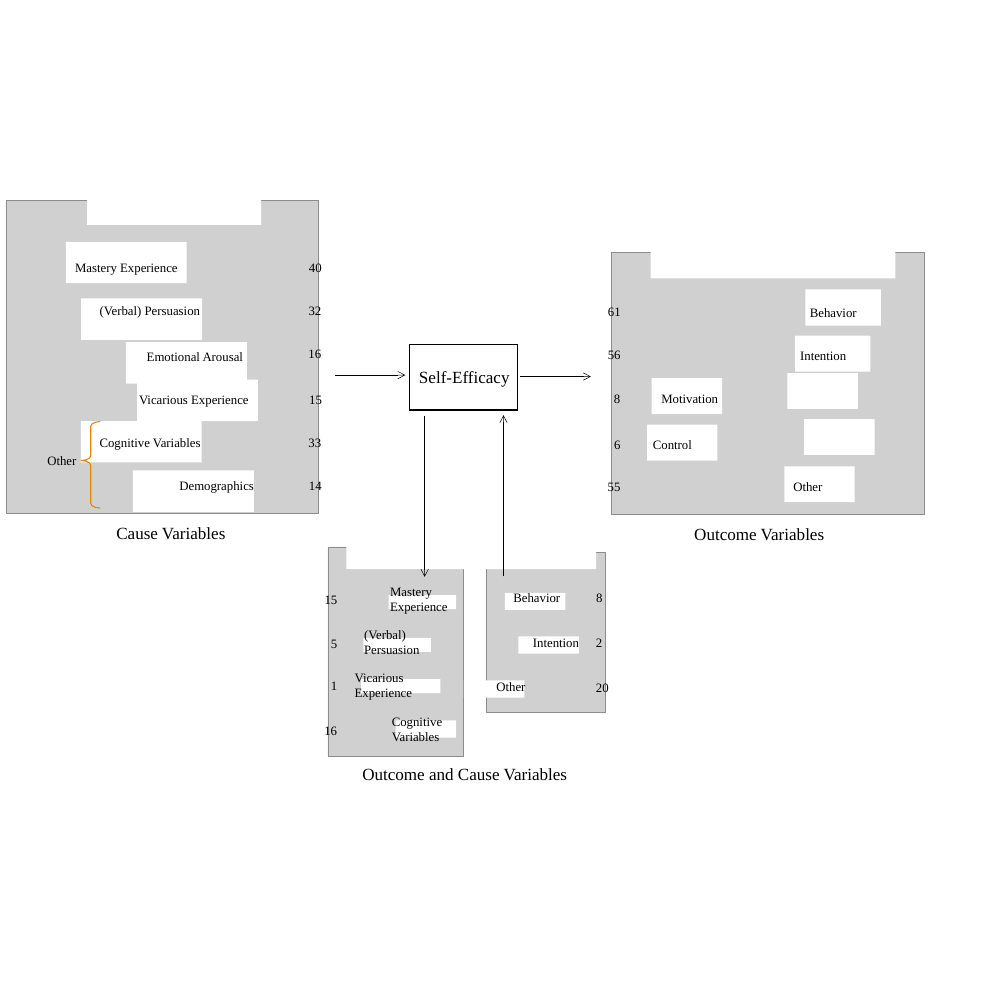
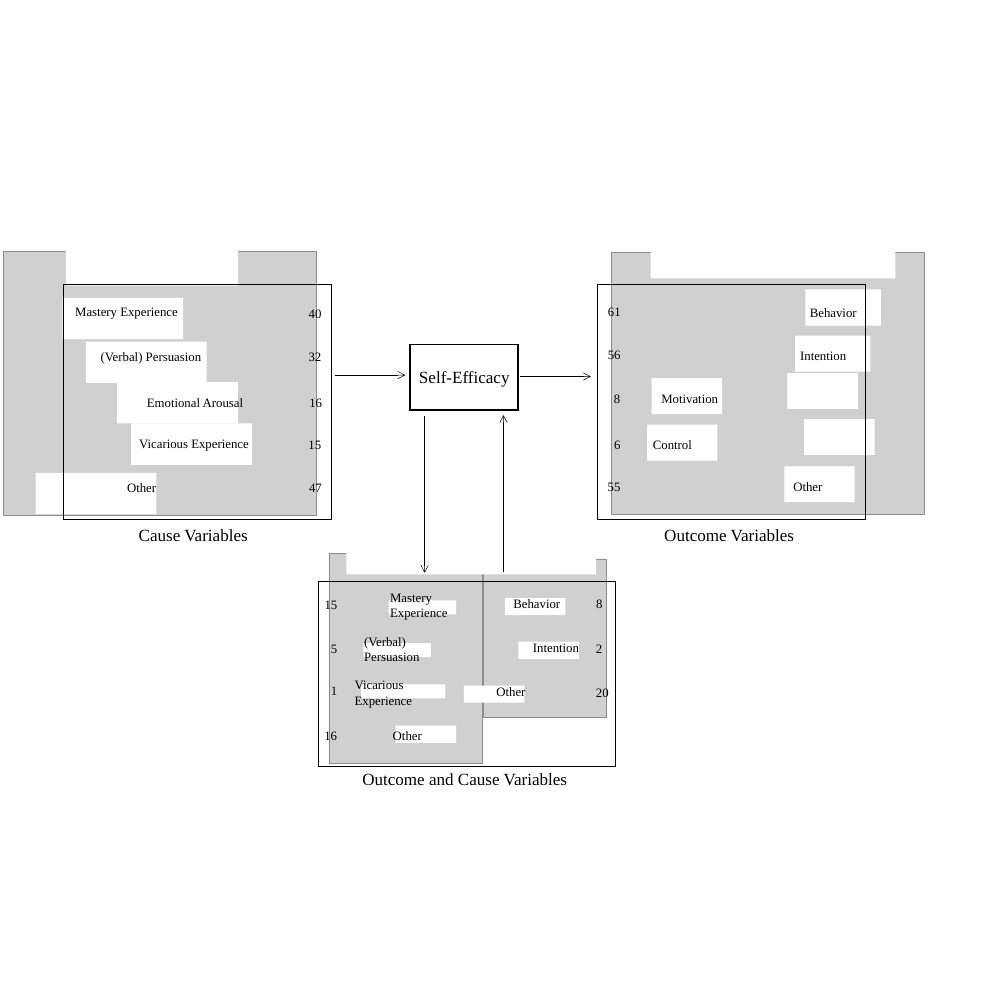
Before and after one commit to neleborgert/CSE-review, a slide deck: slide 1 of figures/graph_pathmodel/Grafik_CySESH_Review.pptx. Drawn at 1008x1008 pixels with LibreOffice and Linux fonts; fonts in the diff are those of the drawing; grey boxes stand for pictures. Boxes give left, top, right and bottom in pixels: in the first picture for what was removed or moved away, otherwise in the second. Text is boxed around its words. In the diff, an @@ line names an element or a change of style, - is before the commit and + after.

Commit message:
Updated figure
Updated figure
- changed patterns of both variables graphs
- summarized other variables
- added boxes around seperate graphs

```diff
--- a/figures/graph_pathmodel/Grafik_CySESH_Review.pptx
+++ b/figures/graph_pathmodel/Grafik_CySESH_Review.pptx
@@ picture: place and size @@
-picture at (6, 200, 318, 512)
+picture at (4, 251, 316, 515)
@@ rectangle: place and size @@
-rectangle at (66, 242, 186, 283)
+rectangle at (66, 244, 238, 286)
@@ rectangle: place and size @@
-rectangle at (81, 298, 202, 340)
+rectangle at (62, 298, 183, 339)
@@ rectangle added at (63, 285, 331, 520), outline #000000 0.5 pt @@
@@ rectangle added at (597, 284, 866, 519), outline #000000 0.5 pt @@
@@ 7 texts: place and size @@
-7 texts at (75, 262, 322, 407)
+7 texts at (75, 307, 322, 452)
@@ rectangle: place and size @@
-rectangle at (126, 342, 247, 383)
+rectangle at (86, 341, 207, 383)
@@ rectangle: place and size @@
-rectangle at (137, 379, 258, 421)
+rectangle at (117, 382, 238, 423)
@@ text "16": place and size @@
-text "16" at (308, 348, 321, 361)
+text "16" at (309, 397, 322, 410)
@@ arrow moved from (424, 415) - (424, 576) to (424, 415) - (424, 573) @@
@@ arrow moved from (503, 576) - (503, 415) to (503, 572) - (503, 415) @@
@@ rectangle: place and size @@
-rectangle at (81, 421, 202, 462)
+rectangle at (131, 423, 252, 465)
@@ rectangle: place and size @@
-rectangle at (133, 470, 254, 512)
+rectangle at (36, 473, 157, 514)
@@ text "Other": place and size @@
-text "Other" at (47, 456, 76, 465)
+text "Other" at (127, 483, 156, 492)
@@ group removed at (81, 184, 321, 508): 3 texts, 1 rectangle, 1 left brace @@
-Cognitive Variables
-33
-Demographics
@@ text at (309, 482, 322, 495): text changed @@
-14
+47
@@ text "Cause Variables": place and size @@
-text "Cause Variables" at (116, 527, 225, 539)
+text "Cause Variables" at (139, 529, 247, 541)
@@ text "Outcome Variables": place and size @@
-text "Outcome Variables" at (694, 528, 824, 540)
+text "Outcome Variables" at (664, 529, 794, 541)
@@ picture: place and size @@
-picture at (328, 547, 463, 757)
+picture at (329, 553, 482, 763)
@@ picture: place and size @@
-picture at (486, 552, 605, 712)
+picture at (483, 559, 607, 717)
@@ rectangle added at (318, 581, 615, 766), outline #000000 0.5 pt @@
@@ 13 texts, 7 rectangles: place and size @@
-13 texts, 7 rectangles at (324, 539, 609, 780)
+13 texts, 7 rectangles at (324, 544, 609, 785)
@@ text "Vicarious Experience": place and size @@
-text "Vicarious Experience" at (355, 673, 412, 700)
+text "Vicarious Experience" at (355, 680, 412, 708)
@@ rectangle: place and size @@
-rectangle at (361, 679, 440, 693)
+rectangle at (361, 684, 445, 698)
@@ text at (393, 730, 422, 743): text changed @@
-Cognitive Variables
+Other
```
Also in this commit, not shown: 1 other slide changed, 9 other files.
